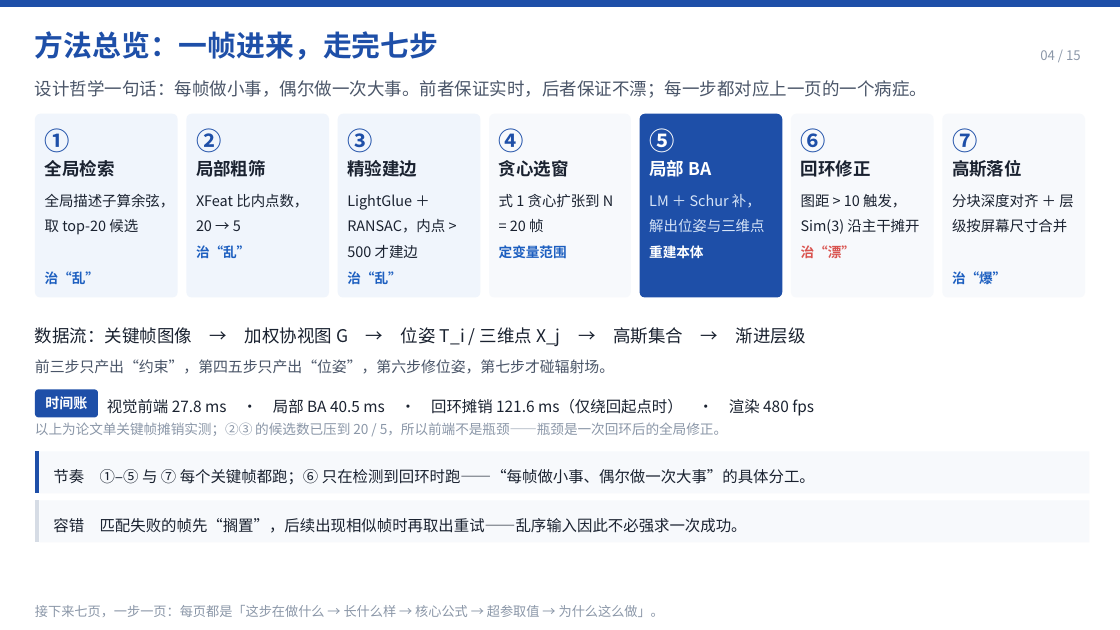
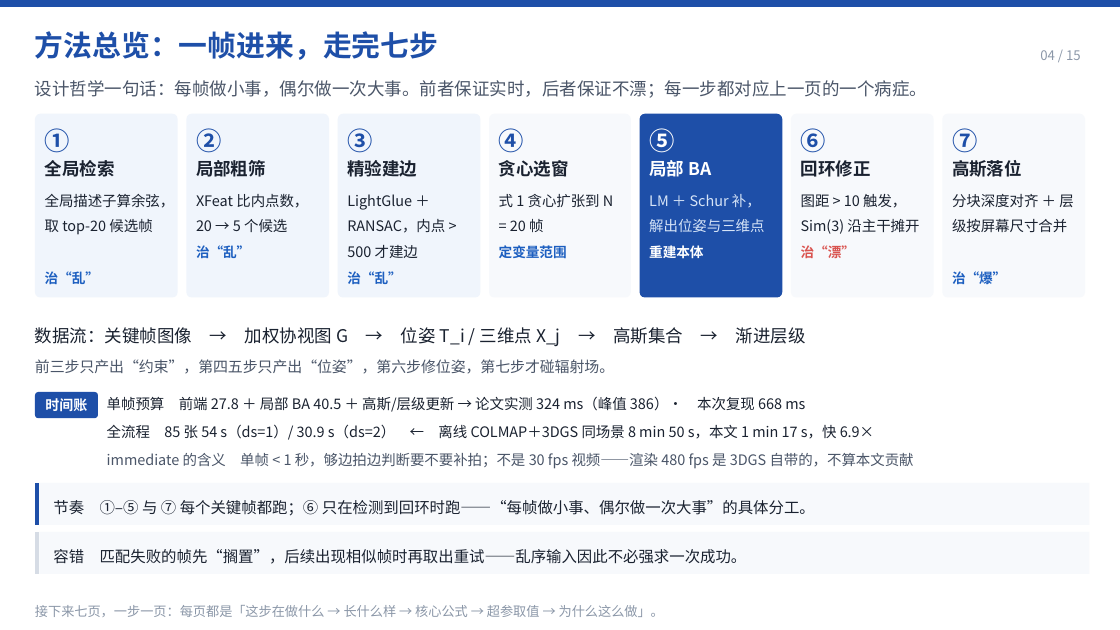
Before and after one commit to LeoZhengWei/ecnu-cs, a slide deck: slide 4 of ecnu-cg/02-PPT/PPT-即时三维高斯泼溅重建.pptx. Drawn at 1120x630 pixels with LibreOffice and Linux fonts; fonts in the diff are those of the drawing. Boxes give left, top, right and bottom in pixels: in the first picture for what was removed or moved away, otherwise in the second. Text is boxed around its words. In the diff, an @@ line names an element or a change of style, - is before the commit and + after.

Commit message:
PPT P4 时间账改为三句口径：单帧 / 全流程 / 对照离线
原来把「前端 27.8ms · 局部 BA 40.5ms · 回环摊销 121.6ms」和「渲染 480 fps」
并排放在一行，读者容易把两种「实时」混为一谈：480 fps 是 3DGS 渲染自带，
与本文的重建实时性无关；而三项相加只有 190ms，与论文 324ms 对不上。

改为拆开三句：
- 单帧预算：前端 27.8 + 局部 BA 40.5 + 高斯/层级更新 -> 论文实测 324ms
  （峰值 386）· 本次复现 668ms（ds=1，1280x1707）
- 全流程：85 张 54s（ds=1）/ 30.9s（ds=2）；对照离线 COLMAP+3DGS 同场景
  8min50s，本文 1min17s，快 6.9x
- immediate 的含义：单帧 <1s，够边拍边判断要不要补拍；不是 30fps 视频，
  渲染 480fps 属 3DGS 表示自带，不算本文贡献

配套改动：
- P4 第①②张卡片文案补足到三行，与③对齐，消除卡片内大面积留白
  （lint --visual 由 1 条 GLOBAL_IMBALANCE 告警转为 0）
- 讲稿 P4 改写为同样三句，补「被问 55 秒也敢叫 immediate」的答法；
  P4 由 55s 调整为 60s，主讲合计 12:30 -> 12:35
- STORY.md / 讲稿要点.md / README 同步时长与口径

校验：15 页、页码连续、lint 无告警、PPT 1,651,221 B、preview/p04.png 1920x1080。

```diff
--- a/ecnu-cg/02-PPT/PPT-即时三维高斯泼溅重建.pptx
+++ b/ecnu-cg/02-PPT/PPT-即时三维高斯泼溅重建.pptx
@@ text at (45,194,175,235): text changed @@
-全局描述子算余弦，取 top-20 候选
+全局描述子算余弦，取 top-20 候选帧
@@ text at (196,194,308,232): text changed @@
-XFeat 比内点数，20 → 5
+XFeat 比内点数，20 → 5 个候选
@@ rounded rectangle at (35,392,98,418): proportions changed @@
@@ text at (107,396,805,412): text changed; size 13.1 to 12.4 pt @@
-视觉前端 27.8 ms · 局部 BA 40.5 ms · 回环摊销 121.6 ms（仅绕回起点时） · 渲染 480 fps
+单帧预算 前端 27.8 ＋ 局部 BA 40.5 ＋ 高斯/层级更新 → 论文实测 324 ms（峰值 386）· 本次复现 668 ms
@@ text at (107,424,874,440): text changed; size 11.6 to 12.4 pt; text colour #8B97A8 to #1A2230 @@
-以上为论文单关键帧摊销实测；②③ 的候选数已压到 20 / 5，所以前端不是瓶颈——瓶颈是一次回环后的全局修正。
+全流程 85 张 54 s（ds=1）/ 30.9 s（ds=2） ← 离线 COLMAP＋3DGS 同场景 8 min 50 s，本文 1 min 17 s，快 6.9×
@@ text added at (107,453,914,469), 12.4 pt, text #4A5568 @@
+immediate 的含义 单帧 < 1 秒，够边拍边判断要不要补拍；不是 30 fps 视频——渲染 480 fps 是 3DGS 自带的，不算本文贡献
@@ rectangle: place and size @@
-rectangle at (39,501,1090,543)
+rectangle at (39,483,1090,525)
@@ 2 texts, 2 freeform shapes: place and size @@
-2 texts, 2 freeform shapes at (35,452,1090,543)
+2 texts, 2 freeform shapes at (35,483,1090,574)
@@ rectangle: place and size @@
-rectangle at (39,452,1090,494)
+rectangle at (39,532,1090,574)
```
Also in this commit, not shown: 6 other files.
